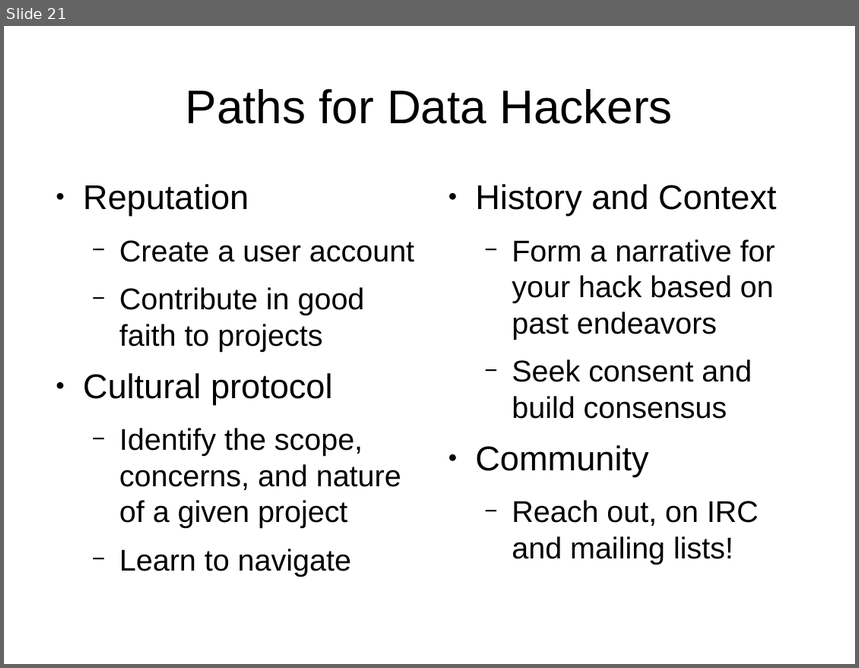
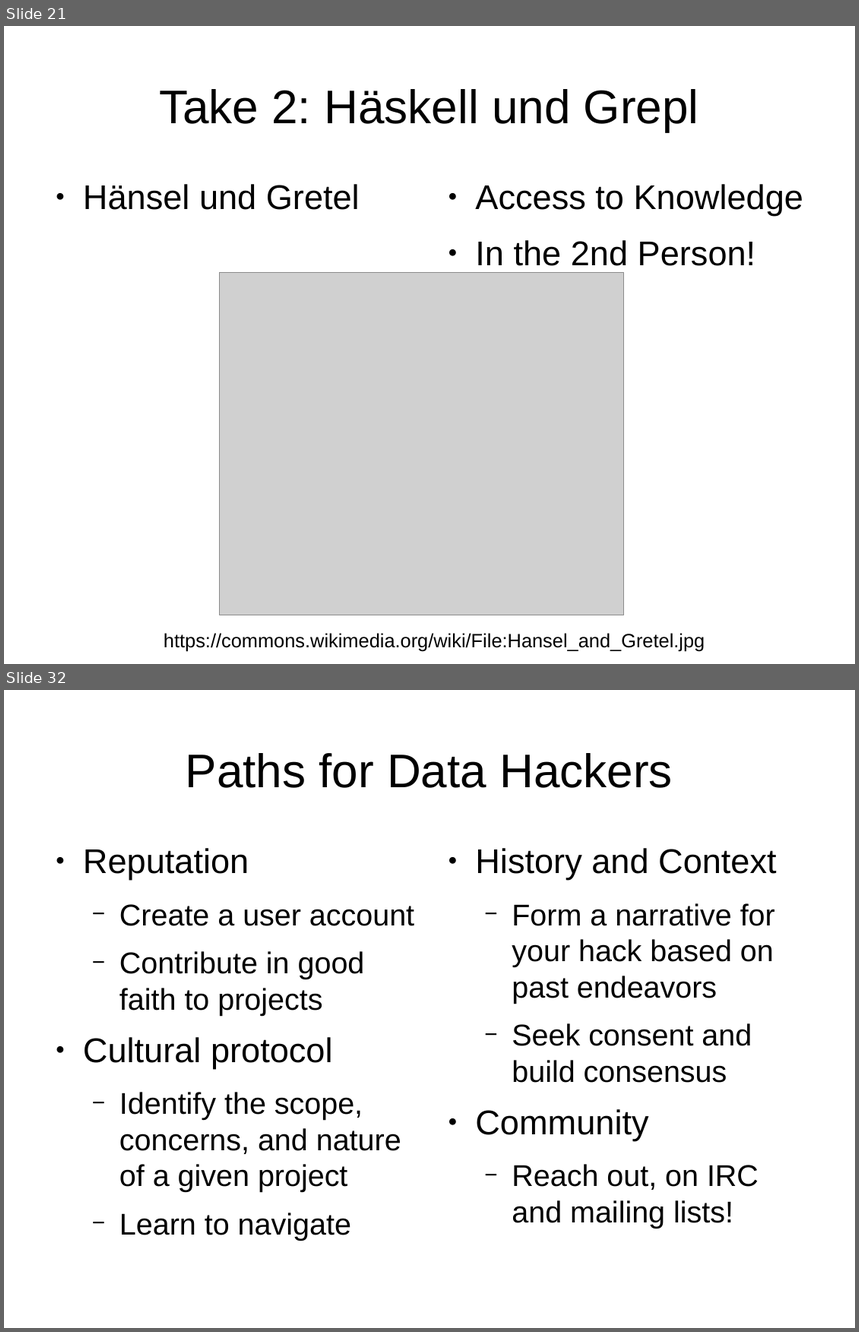
Before and after one commit to wpoa/OA-signalling, a slide deck: csvconf/csvconf_data-hacking_with_wikimedia_projects.odp. Shown one above the other, each under a label of ours: slide 21 before the commit, slides 21 and 32 after it; the slides between them are not shown. The pictures are 859x668 and 859x1332 pixels, drawn with LibreOffice and Linux fonts; fonts in the diff are those of the drawing; grey boxes stand for pictures. Boxes give left, top, right and bottom in pixels: in the first picture for what was removed or moved away, otherwise in the second. Text is boxed around its words. In the diff, an @@ line names an element or a change of style, - is before the commit and + after.

```diff
--- a/csvconf/csvconf_data-hacking_with_wikimedia_projects.odp
+++ b/csvconf/csvconf_data-hacking_with_wikimedia_projects.odp
@@ slide 21 added at (4,26,855,664), background #FFFFFF @@
@@ title added at (159,89,699,132), 44 pt, text #000000 @@
+Take 2: Häskell und Grepl
@@ text added at (83,184,360,210), 32 pt, text #000000 @@
+● Hänsel und Gretel
@@ text added at (475,184,804,266), 32 pt, text #000000 @@
+● Access to Knowledge
+● In the 2nd Person!
@@ picture added at (220,272,624,616) @@
@@ text added at (164,633,705,651), 18 pt, text #000000 @@
+https://commons.wikimedia.org/wiki/File:Hansel_and_Gretel.jpg
@@ what was slide 21 is now slide 32 @@
```
Also in this commit, not shown: 10 other slides added.
